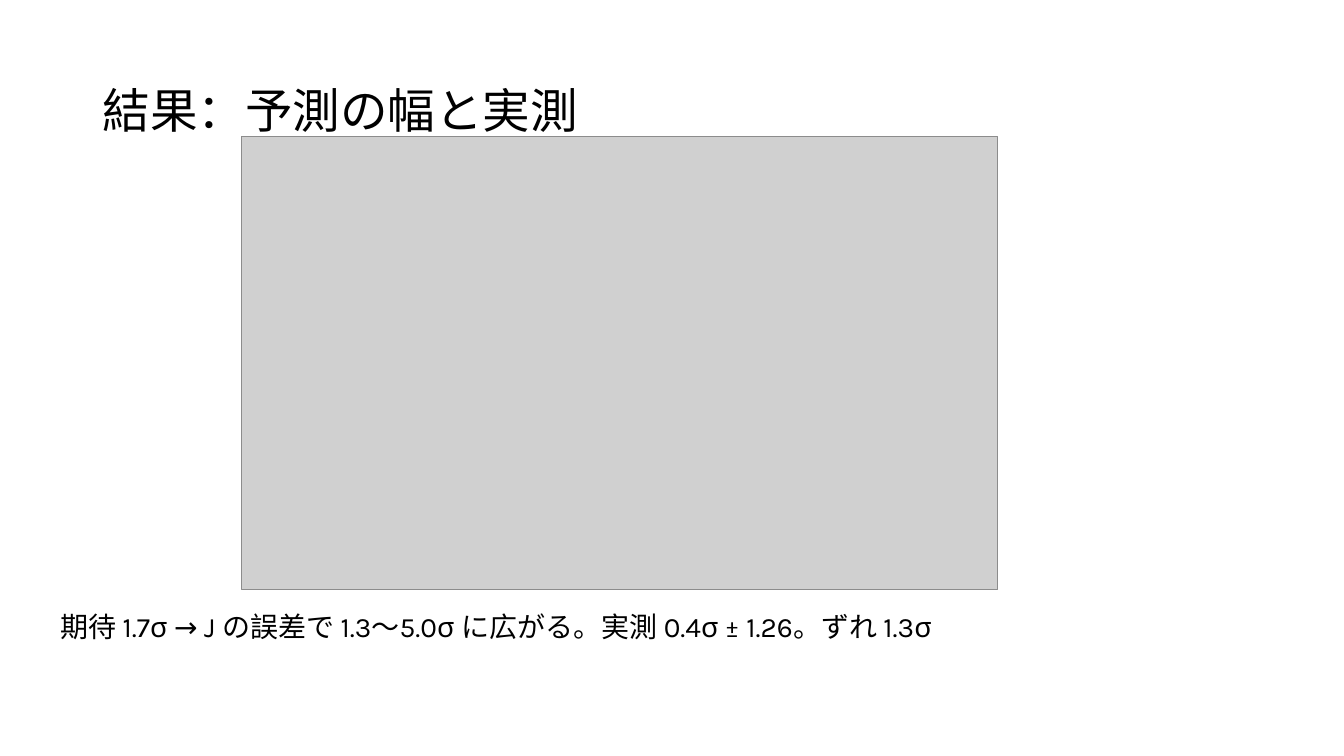
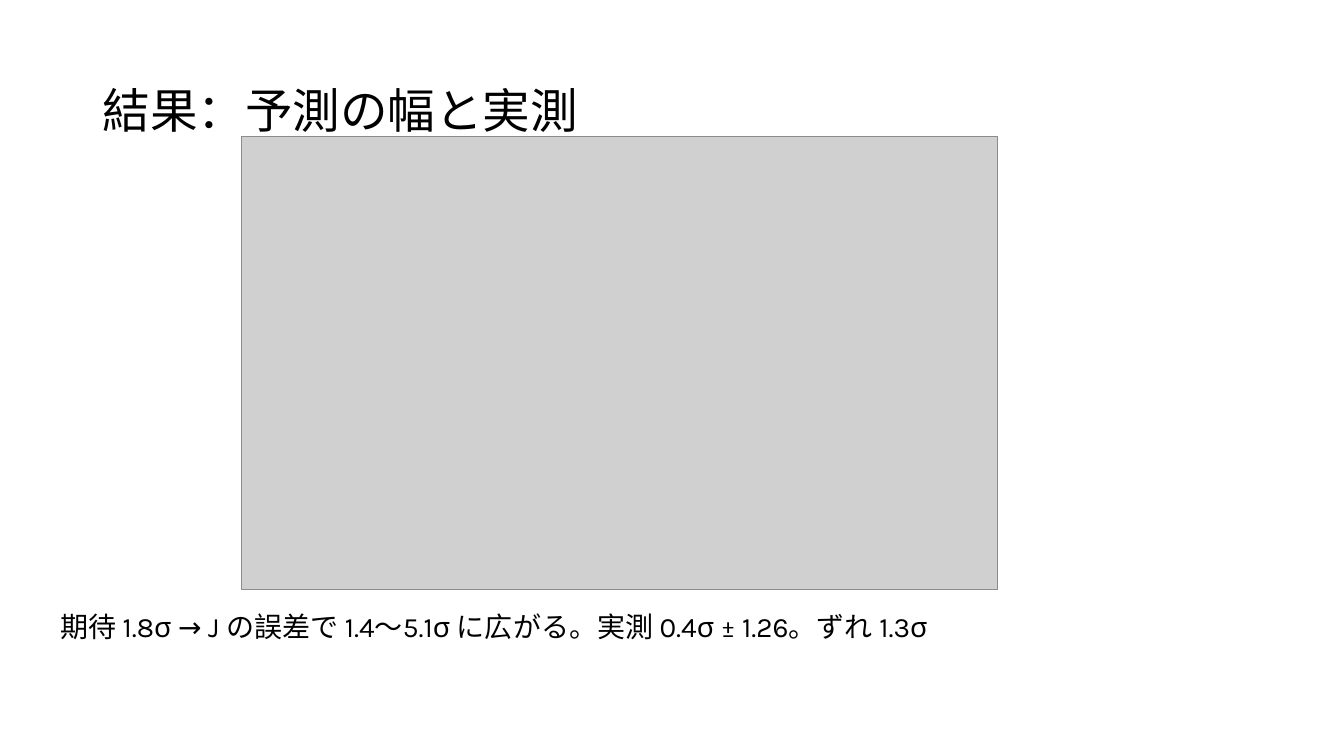
Before and after one commit to Mikann20041029/darkmatter-slides, a slide deck: slide 33 of slides/2026-10-02_研究進捗報告_claude.pptx. Drawn at 1344x756 pixels with LibreOffice and Linux fonts; fonts in the diff are those of the drawing; grey boxes stand for pictures. Boxes give left, top, right and bottom in pixels: in the first picture for what was removed or moved away, otherwise in the second. Text is boxed around its words. In the diff, an @@ line names an element or a change of style, - is before the commit and + after.

```diff
--- a/slides/2026-10-02_研究進捗報告_claude.pptx
+++ b/slides/2026-10-02_研究進捗報告_claude.pptx
@@ text at (x1=60, y1=613, x2=927, y2=640): text changed @@
-期待 1.7σ → J の誤差で 1.3〜5.0σ に広がる。実測 0.4σ ± 1.26。ずれ 1.3σ
+期待 1.8σ → J の誤差で 1.4〜5.1σ に広がる。実測 0.4σ ± 1.26。ずれ 1.3σ
```
Also in this commit, not shown: 13 other slides changed, 34 other files.
